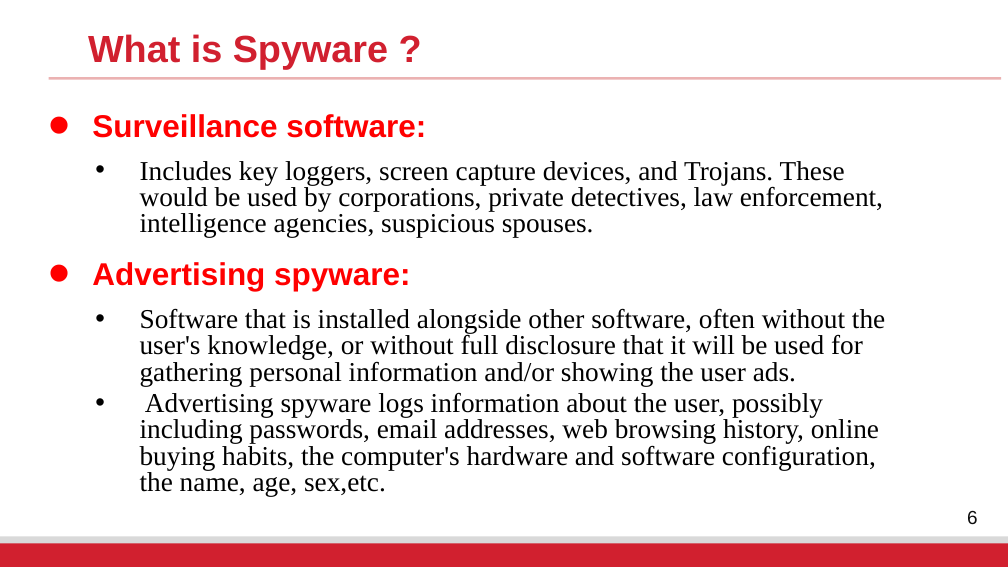
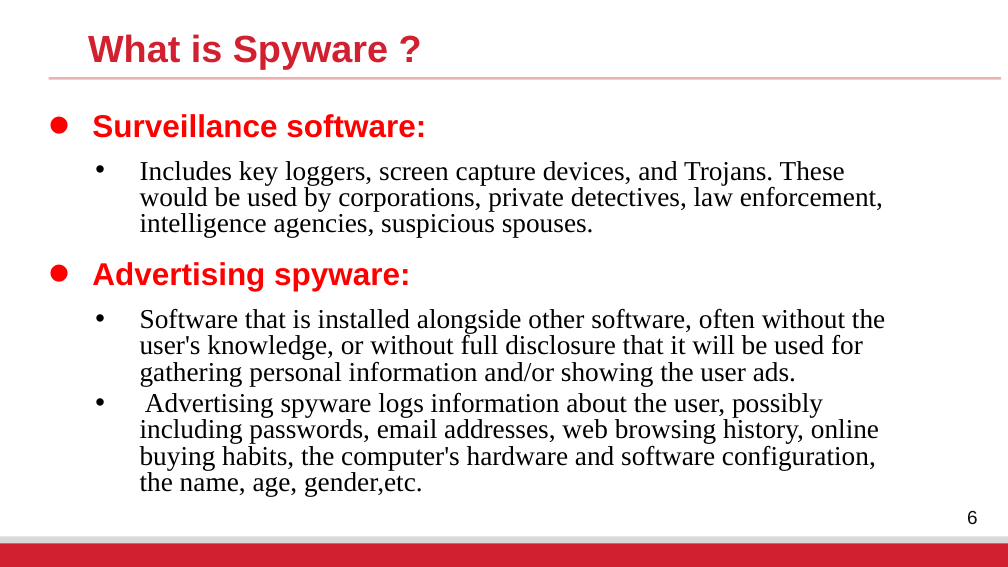
Before and after one commit to fangtian-zhong/fangtian-zhong.github.io, a slide deck: slide 6 of assets/slides/CSCI_591_Malicious_Code_Analysis_12.pptx. Drawn at 1008x567 pixels with LibreOffice and Linux fonts; fonts in the diff are those of the drawing; background and template pictures are left out. Boxes give left, top, right and bottom in pixels: in the first picture for what was removed or moved away, otherwise in the second. Text is boxed around its words. In the diff, an @@ line names an element or a change of style, - is before the commit and + after.

```diff
--- a/assets/slides/CSCI_591_Malicious_Code_Analysis_12.pptx
+++ b/assets/slides/CSCI_591_Malicious_Code_Analysis_12.pptx
@@ text at box(140, 392, 879, 496): text changed @@
-• Advertising spyware logs information about the user, possibly including passwords, email addresses, web browsing history, online buying habits, the computer's hardware and software configuration, the name, age, sex,etc.
+• Advertising spyware logs information about the user, possibly including passwords, email addresses, web browsing history, online buying habits, the computer's hardware and software configuration, the name, age, gender,etc.
```
Also in this commit, not shown: 10 other slides changed.
